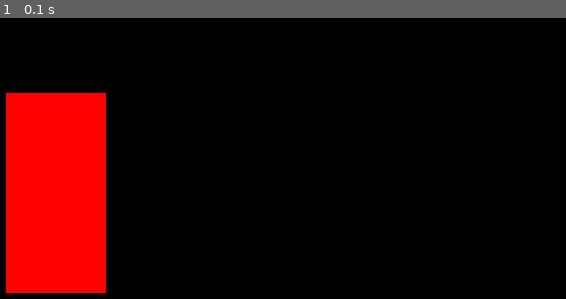
Above: before the commit, frame 1.
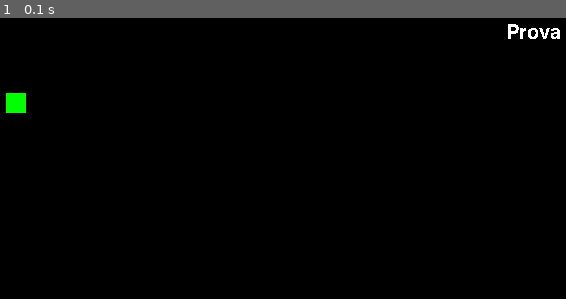
Above: after the commit, the same moment.

Repository: lolloz98/pygame_games
Game: pygame game, started from snake/main.py
Two runs of this game, one before a commit and one after it. Both use one fixed random seed, a clock stepped at 60 frames per second and the inputs below.
Inputs:
- Up to frame 1 (0.1 s): no input

The runs differ from the first frame. In frame 1, 13% of the frame differs, in the area x 1-99%, y 2-98%.

Commit message:
Adding text

Diff:
--- a/snake/main.py
+++ b/snake/main.py
@@ -10,10 +10,14 @@
 # To control the frame rate:
 clock = pygame.time.Clock()
 
-test_surface_w = 100
-test_surface_h = 200
+test_font = pygame.font.Font(None, 30)
+
+test_surface_w = 20
+test_surface_h = 20
 test_surface = pygame.Surface((test_surface_w, test_surface_h))
-test_surface.fill('#FF0000')
+test_surface.fill('#00FF00')
+
+text_surface = test_font.render('Prova', False, '#FFFFFF')
 
 while True:
     # draw our elements and update everything
@@ -23,6 +27,8 @@
             exit()
 
     screen.blit(test_surface, (200, 100))
+    screen.blit(text_surface, (700, 30))
+
     pygame.display.update()
     # this function says that the loop will not run
     # at more than 60 times per second.
